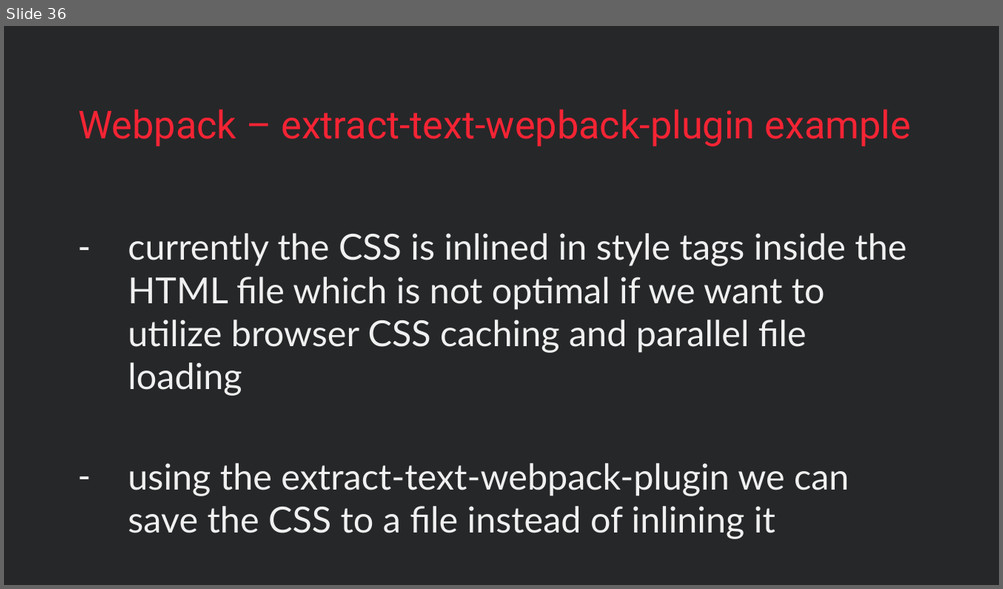
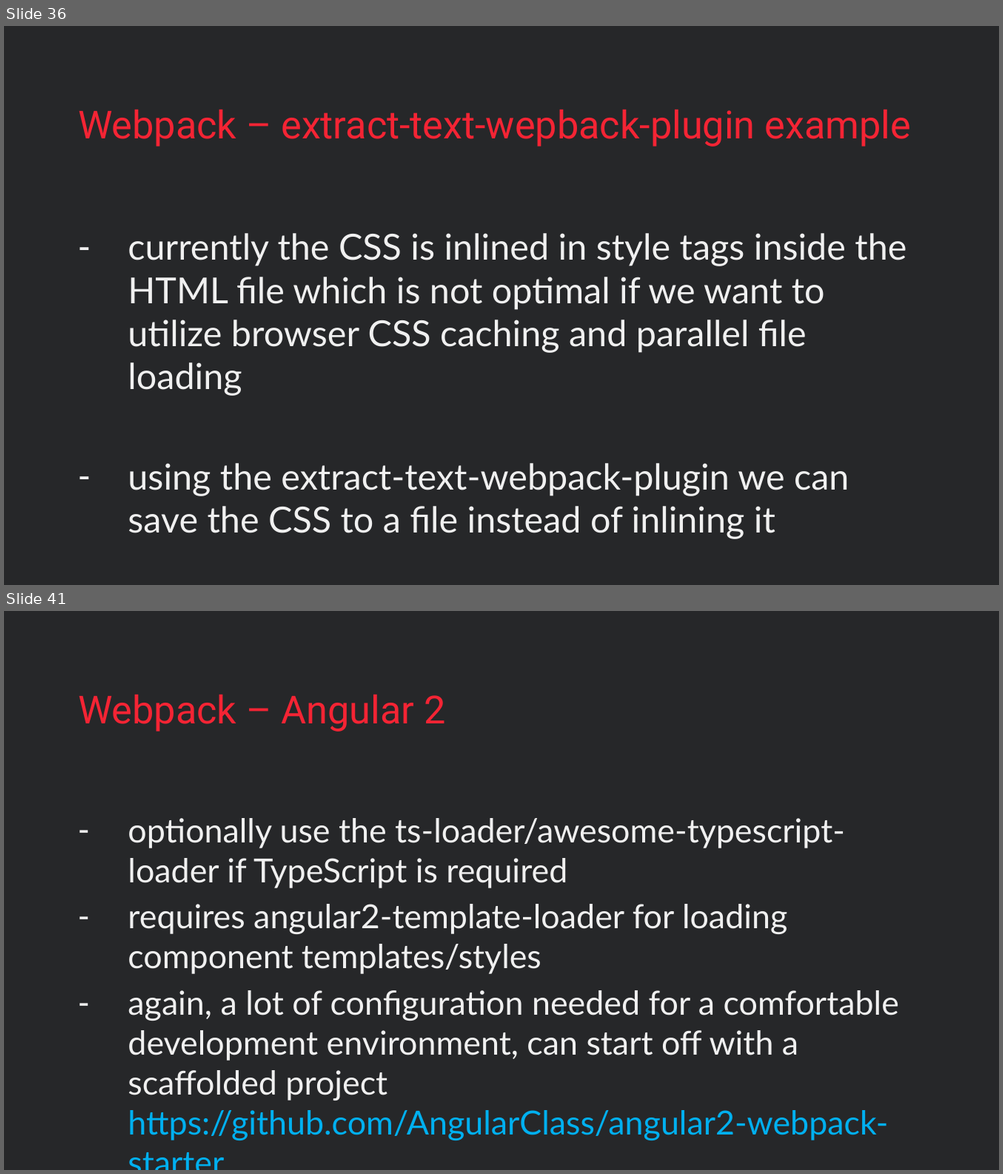
Before and after one commit to vzakanj/webpack-intro, a slide deck: webpack-introduction.pptx. Shown one above the other, each under a label of ours: slide 36 before the commit, slides 36 and 41 after it; the slides between them are not shown. The pictures are 1003x589 and 1003x1174 pixels, drawn with LibreOffice and Linux fonts; fonts in the diff are those of the drawing; background and template pictures are left out. Boxes give left, top, right and bottom in pixels: in the first picture for what was removed or moved away, otherwise in the second. Text is boxed around its words. In the diff, an @@ line names an element or a change of style, - is before the commit and + after.

```diff
--- a/webpack-introduction.pptx
+++ b/webpack-introduction.pptx
@@ slide 41 added at (4,611,999,1170), background #FFFFFF; not listed: 1 template element that a slide beside it also shows @@
@@ title added at (78,694,445,732), 28 pt, text #F42434 @@
+Webpack – Angular 2
@@ text added at (128,818,899,1141), 24.1 pt, text #F0F0F0 @@
+– optionally use the ts-loader/awesome-typescript-loader if TypeScript is required
+– requires angular2-template-loader for loading component templates/styles
+– again, a lot of configuration needed for a comfortable development environment, can start off with a scaffolded project https://github.com/AngularClass/angular2-webpack-starter
```
Also in this commit, not shown: 3 slides changed, 5 other slides added.
